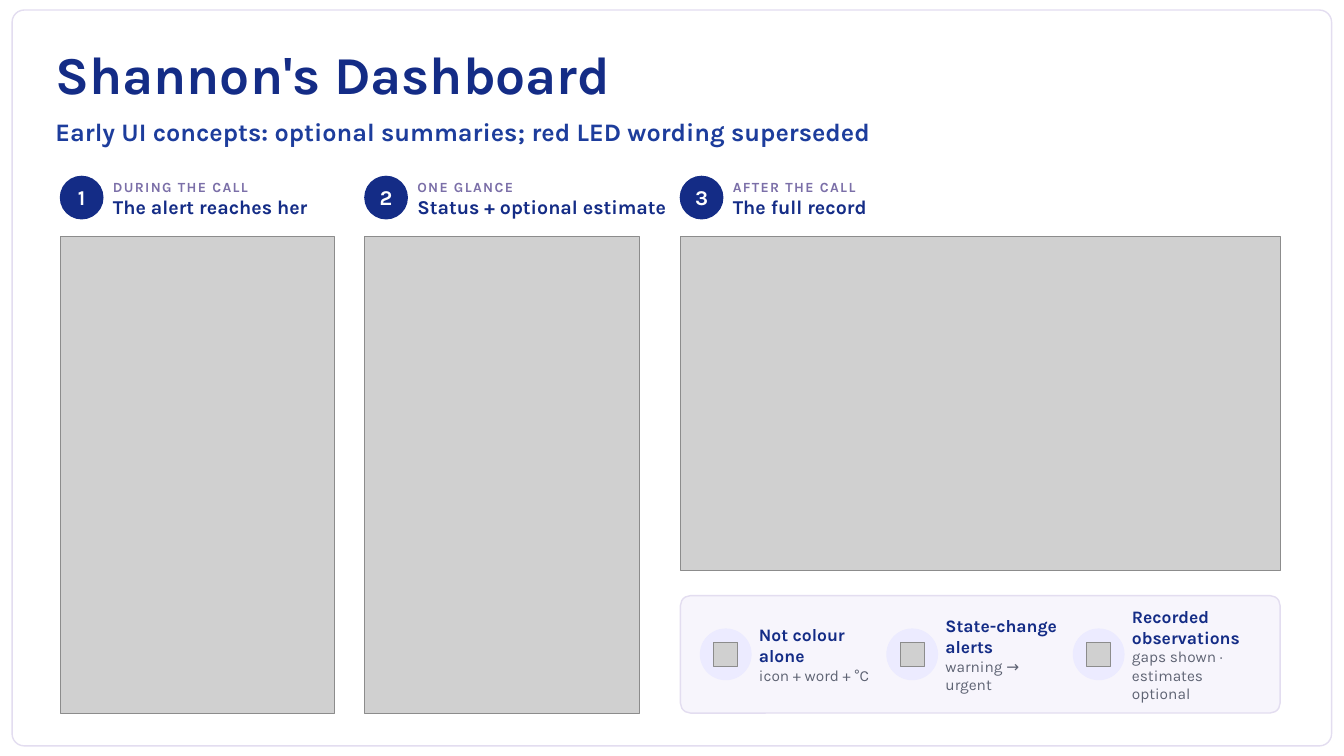
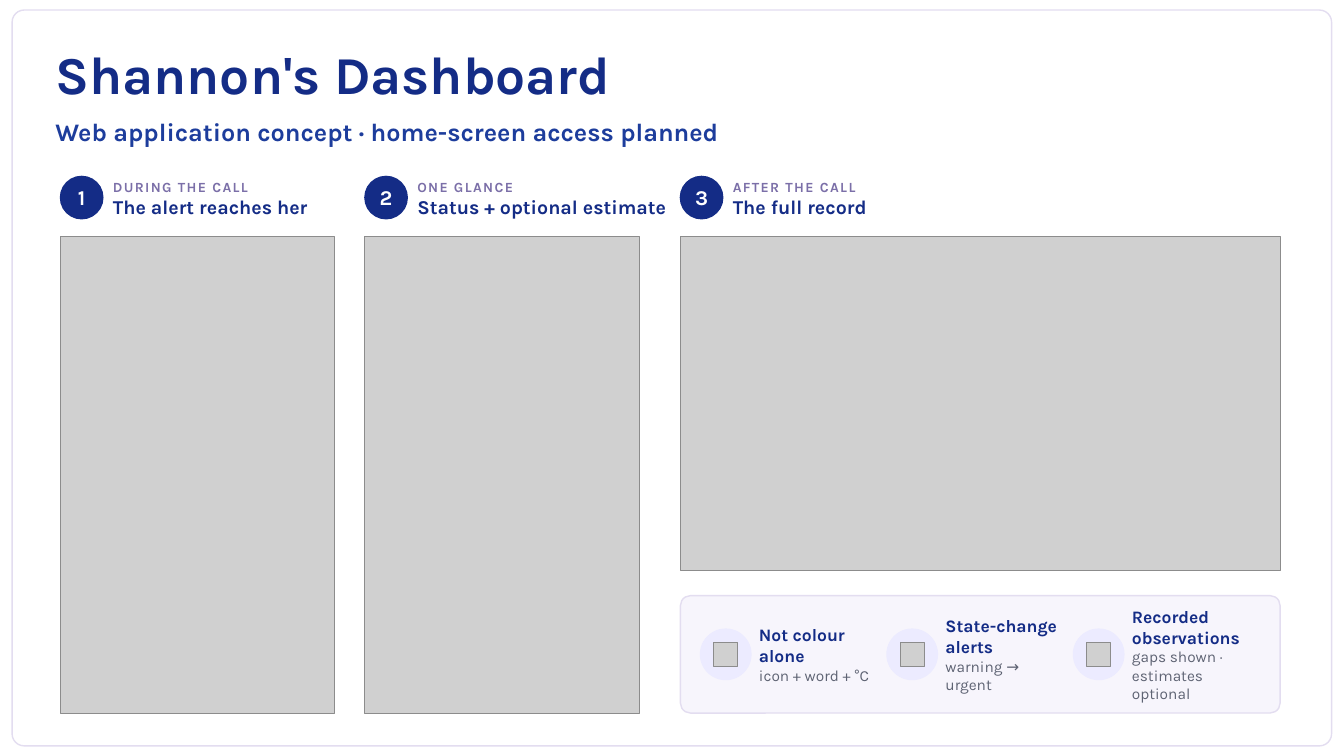
Before and after one commit to nikitsya/Smart-Box, a slide deck: slide 4 of docs/presentation/TempSafe_Elevator_Pitch.pptx. Drawn at 1344x756 pixels with LibreOffice and Linux fonts; fonts in the diff are those of the drawing; grey boxes stand for pictures. Boxes give left, top, right and bottom in pixels: in the first picture for what was removed or moved away, otherwise in the second. Text is boxed around its words. In the diff, an @@ line names an element or a change of style, - is before the commit and + after.

Commit message:
Clarify web application scope and planned PWA

```diff
--- a/docs/presentation/TempSafe_Elevator_Pitch.pptx
+++ b/docs/presentation/TempSafe_Elevator_Pitch.pptx
@@ text at (55, 123, 718, 147): text changed @@
-Early UI concepts: optional summaries; red LED wording superseded
+Web application concept · home-screen access planned
```
Also in this commit, not shown: 3 other slides changed, 9 other files.
